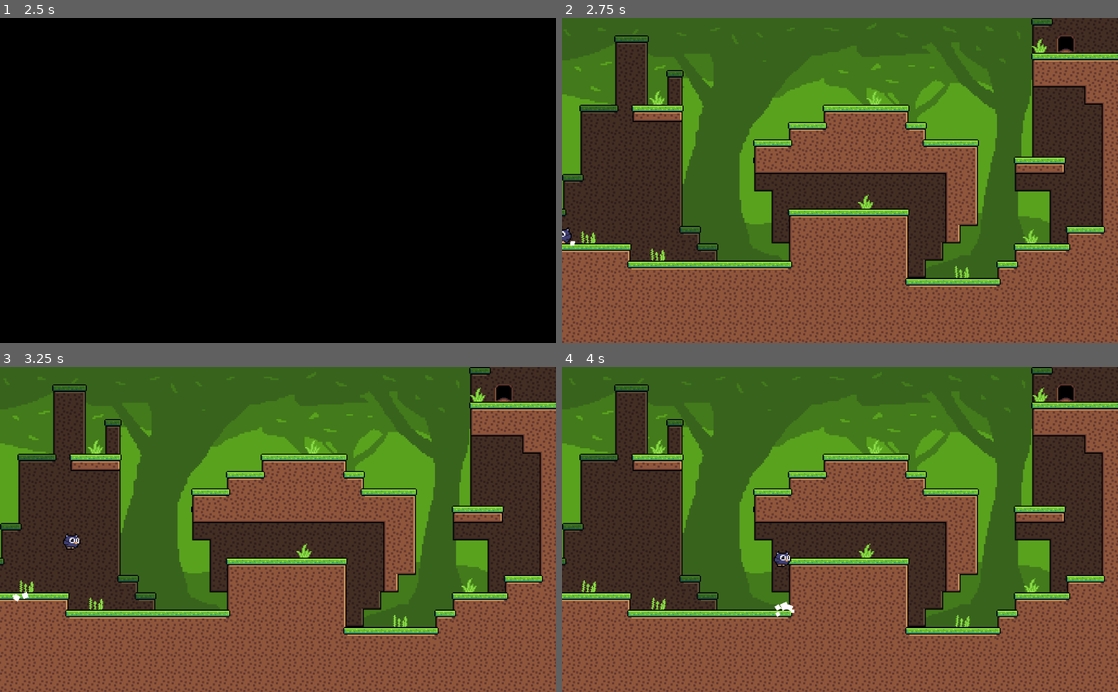
Above: before the commit, frames 1-4 (two rows, left to right).
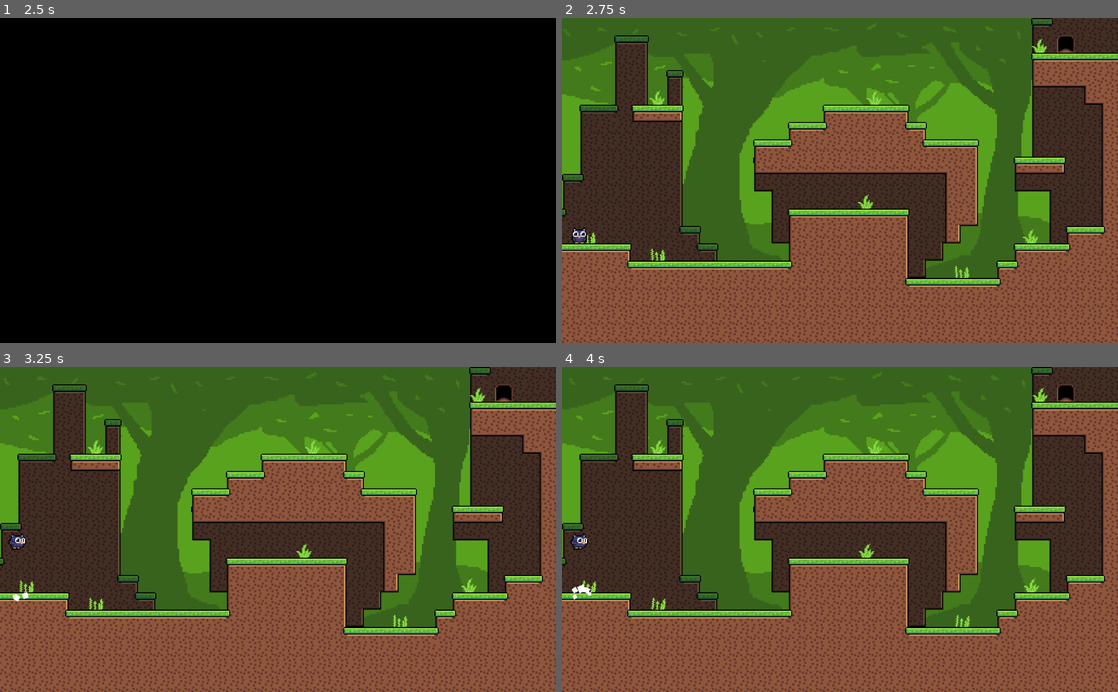
Above: after the commit, the same moments.

Repository: atka66/cccc
Game: Godot game, scene res://menu/Splash.tscn
Two runs of this game, one before a commit and one after it. Both use one fixed random seed, a clock stepped at 60 frames per second and the inputs below. Sound files missing from this copy of the repository are replaced by a short silence.
Inputs:
- Up to frame 1 (2.5 s): hold Right (ui_right) 0.53-2.03 s; tap S (dash_1, bound only after the commit) at 0.6 s; tap W (jump_1, bound only after the commit) at 0.77, 1.07, 1.52, 1.82 s; tap X (death_1, bound only after the commit) at 0.8, 1.35 s; tap L (death_2, bound only after the commit) at 1.55, 2.1 s; tap Enter at 2 s; hold Left (ui_left, bound only before the commit) from 2.03 s (still down); hold 1 (toggle_player_1, bound only after the commit) from 2.03 s (still down)
- Up to frame 2 (2.75 s): keep holding Left (ui_left, bound only before the commit); keep holding 1 (toggle_player_1, bound only after the commit)
- Up to frame 3 (3.25 s): release Left (ui_left, bound only before the commit) at 2.78 s; release 1 (toggle_player_1, bound only after the commit) at 2.78 s; hold Right (ui_right) from 2.78 s (still down); tap 1 (toggle_player_1, bound only after the commit) at 2.85 s; tap W (jump_1, bound only after the commit) at 3.02 s; tap 2 (toggle_player_2, bound only after the commit) at 3.05 s
- Up to frame 4 (4 s): keep holding Right (ui_right); tap W (jump_1, bound only after the commit) at 3.32, 3.77 s; hold 2 (toggle_player_2, bound only after the commit) from 3.53 s (still down); tap 3 (toggle_player_3, bound only after the commit) at 3.8 s

Frame 1 is identical in both runs. In frame 2, 0.2% of the frame differs, in the area x 0-5%, y 64-71%; in frame 3, 0.2%; in frame 4, 0.4%, in the area x 1-42%, y 51-77%.

Commit message:
multiple players

Diff:
--- a/Global.gd
+++ b/Global.gd
@@ -5,13 +5,24 @@
 var mapParent = null
 var currentMap = 0
 
+var playersJoined = [true, false, false, false]
+var playersSkins = [0, 1 ,0, 1]
+
+# 0 : WASD
+# 1 : arrow keys
+# 2-5 : controllers
+var playersControlScheme = [0, 1, 2, 3]
+var playersFrozen = false
+
 func _ready():
 	randomize()
 	loadGame()
 
-func spawnPlayer():
+func spawnPlayer(playerId):
 	var player = Res.Player.instance()
 	player.position = get_tree().get_nodes_in_group("spawn")[0].position
+	player.position.x += (playerId - 1) * 8
+	player.playerId = playerId
 	mapParent.add_child(player)
 
 func win():
--- a/Res.gd
+++ b/Res.gd
@@ -6,7 +6,7 @@
 onready var BloodTrail = preload("res://objects/blood/BloodTrail.tscn")
 
 onready var FinishDim = preload("res://objects/hud/FinishDim.tscn")
-onready var Menu = preload("res://objects/system/Menu.tscn")
+onready var Menu = preload("res://objects/system/menu/Menu.tscn")
 
 var MapPaths = [
 	"res://maps/Map01.tscn",
--- a/maps/Map01.tscn
+++ b/maps/Map01.tscn
@@ -31,7 +31,7 @@
 tile_data = PoolIntArray( -262146, 1, 1, -262145, 1, 196610, -327680, 1, 196610, -327679, 1, 196610, -327678, 1, 196610 …(8148 unchanged characters)…
 
 [node name="PlayerSpawn" parent="." instance=ExtResource( 2 )]
-position = Vector2( 40, 176 )
+position = Vector2( 24, 176 )
 
 [node name="Exit" parent="." instance=ExtResource( 7 )]
 position = Vector2( 464, 24 )
--- a/maps/Map02.tscn
+++ b/maps/Map02.tscn
@@ -32,7 +32,7 @@
 tile_data = PoolIntArray( -65538, 1, 1, -65537, 1, 196610, -131072, 1, 196610, -131071, 1, 196610, -131070, 1, 196610,  …(7141 unchanged characters)…
 
 [node name="PlayerSpawn" parent="." instance=ExtResource( 4 )]
-position = Vector2( 24, 120 )
+position = Vector2( 16, 120 )
 
 [node name="Exit" parent="." instance=ExtResource( 6 )]
 position = Vector2( 488, 136 )
--- a/maps/Map03.tscn
+++ b/maps/Map03.tscn
@@ -32,7 +32,7 @@
 tile_data = PoolIntArray( -65538, 1, 8, -65537, 1, 10, -131072, 1, 10, -131071, 1, 10, -131070, 1, 10, -131069, 1, 10,  …(11276 unchanged characters)…
 
 [node name="PlayerSpawn" parent="." instance=ExtResource( 4 )]
-position = Vector2( 40, 240 )
+position = Vector2( 48, 240 )
 
 [node name="Exit" parent="." instance=ExtResource( 5 )]
 position = Vector2( 472, 248 )
--- a/maps/MapController.gd
+++ b/maps/MapController.gd
@@ -3,9 +3,15 @@
 func _ready():
 	get_node('/root/Music').mute()
 	Global.mapParent = self
-	Global.spawnPlayer()
+	spawnPlayers()
+	Global.playersFrozen = false
 
 func _input(event):
 	if event.is_action_pressed("ui_cancel"):
 		if (!Global.isMenu()):
 			Global.add_child(Res.Menu.instance())
+
+func spawnPlayers():
+	for i in range(4):
+		if (Global.playersJoined[i]):
+			Global.spawnPlayer(i)
--- a/objects/Exit.gd
+++ b/objects/Exit.gd
@@ -1,7 +1,7 @@
 extends Area2D
 
 func _on_Exit_body_entered(body):
-	if (body.is_in_group('player') && !body.frozen):
+	if (body.is_in_group('player') && !Global.playersFrozen):
 		body.velocity.x /= 10
-		body.frozen = true
+		Global.playersFrozen = true
 		Global.win()
--- a/objects/Player.gd
+++ b/objects/Player.gd
@@ -9,9 +9,10 @@
 const FRICTION = 0.1
 const SLEEP_TIME = 10
 
-export var playerSkin : int = 0
+export var playerId : int = 0
+var playerSkin : int = 0
 
-var frozen = false
+var inputMaps = {}
 var right = true
 var velocity = Vector2.ZERO
 var canJumpFrames = 0
@@ -21,8 +22,38 @@
 var isRunning = false
 
 func _ready():
+	playerSkin = Global.playersSkins[playerId]
+	setupInputMaps()
+
 	$SleepTimer.start(SLEEP_TIME)
 	$Sprite.frames = Res.PlayerSkins[playerSkin]
+
+func setupInputMaps():
+	match playerId:
+		0:
+			inputMaps = {
+				"left" : "left_1",
+				"right" : "right_1",
+				"jump" : "jump_1",
+				"dash" : "dash_1",
+				"death" : "death_1"
+			}
+		1:
+			inputMaps = {
+				"left" : "left_2",
+				"right" : "right_2",
+				"jump" : "jump_2",
+				"dash" : "dash_2",
+				"death" : "death_2"
+			}
+		_:
+			inputMaps = {
+				"left" : "left_gamepad",
+				"right" : "right_gamepad",
+				"jump" : "jump_gamepad",
+				"dash" : "dash_gamepad",
+				"death" : "death_gamepad"
+			}
 
 func _process(delta):
 	if (is_on_floor()):
@@ -40,7 +71,7 @@
 		$RunParticles.emitting = false
 
 func _physics_process(delta):
-	if (!frozen):
+	if (!Global.playersFrozen):
 		if (is_on_floor()):
 			canDash = true
 
@@ -58,7 +89,7 @@
 		if (collision.collider.is_in_group('killer')):
 			isBeingKilled = true
 
-	if (!frozen && isBeingKilled):
+	if (!Global.playersFrozen && isBeingKilled):
 		die()
 
 	determineSprite()
@@ -113,13 +144,13 @@
 				$Sprite.rotation = 0
 
 func _handlePlayerInput():
-	if (Input.is_action_just_pressed("reset")):
+	if (Input.is_action_just_pressed(inputMaps["death"])):
 		die()
 
-	if (Input.is_action_just_released("ui_up") && velocity.y < 0):
+	if (Input.is_action_just_released(inputMaps["jump"]) && velocity.y < 0):
 		velocity.y += lerp(0, SPEED_JUMPBRAKE, (-velocity.y) / SPEED_JUMP)
 
-	if (Input.is_action_just_pressed("ui_up") && canJumpFrames > 0):
+	if (Input.is_action_just_pressed(inputMaps["jump"]) && canJumpFrames > 0):
 		velocity.y = -SPEED_JUMP
 		canJumpFrames = 0
 		$JumpParticles.restart()
@@ -127,7 +158,7 @@
 		$AudioJump.play()
 		$SleepTimer.start(SLEEP_TIME)
 
-	if (Input.is_action_just_pressed("ui_down") && canDash):
+	if (Input.is_action_just_pressed(inputMaps["dash"]) && canDash):
 		canDash = false
 		velocity.y = -300
 		if (right):
@@ -139,17 +170,18 @@
 		$AudioJump.play()
 		$SleepTimer.start(SLEEP_TIME)
 
-	if (Input.is_action_pressed("ui_left")):
+	if (Input.is_action_pressed(inputMaps["left"])):
 		right = false
 		velocity.x -= SPEED_RUN
 		$SleepTimer.start(SLEEP_TIME)
-	if (Input.is_action_pressed("ui_right")):
+	if (Input.is_action_pressed(inputMaps["right"])):
 		right = true
 		velocity.x += SPEED_RUN
 		$SleepTimer.start(SLEEP_TIME)
 
 func die():
 	var corpse = Res.PlayerCorpse.instance()
+	corpse.playerId = playerId
 	corpse.position = position
 	Global.mapParent.add_child(corpse)
 	queue_free()
--- a/objects/Player.tscn
+++ b/objects/Player.tscn
@@ -70,7 +70,6 @@
 [node name="Sprite" type="AnimatedSprite" parent="."]
 frames = ExtResource( 2 )
 animation = "idle"
-frame = 1
 playing = true
 
 [node name="CollisionShape2D" type="CollisionShape2D" parent="."]
--- a/objects/PlayerCorpse.gd
+++ b/objects/PlayerCorpse.gd
@@ -1,4 +1,6 @@
 extends Node2D
+
+export var playerId : int = 0
 
 func _ready():
 	spawnBloodParticles(50)
@@ -25,4 +27,4 @@
 		Global.mapParent.add_child(bloodTrail)
 
 func _on_RespawnTimer_timeout():
-	Global.spawnPlayer()
+	Global.spawnPlayer(playerId)
--- a/objects/system/Menu.gd
+++ /dev/null
@@ -1,17 +0,0 @@
-extends Node2D
-
-# Called when the node enters the scene tree for the first time.
-func _ready():
-	pass # Replace with function body.
-
-func _input(event):
-	if event.is_action_pressed("quit"):
-		Global.saveGame()
-		get_tree().quit()
-	if event.is_action_pressed("reset"):
-		Global.resetGame()
-	if event.is_action_pressed("ui_cancel"):
-		close()
-
-func close():
-	queue_free()
--- /dev/null
+++ b/objects/system/menu/Menu.gd
@@ -0,0 +1,26 @@
+extends Node2D
+
+# Called when the node enters the scene tree for the first time.
+func _ready():
+	pass # Replace with function body.
+
+func _input(event):
+	if event.is_action_pressed("toggle_player_1"):
+		Global.playersJoined[0] = !Global.playersJoined[0]
+	if event.is_action_pressed("toggle_player_2"):
+		Global.playersJoined[1] = !Global.playersJoined[1]
+	if event.is_action_pressed("toggle_player_3"):
+		Global.playersJoined[2] = !Global.playersJoined[2]
+	if event.is_action_pressed("toggle_player_4"):
+		Global.playersJoined[3] = !Global.playersJoined[3]
+
+	if event.is_action_pressed("quit"):
+		Global.saveGame()
+		get_tree().quit()
+	if event.is_action_pressed("reset"):
+		Global.resetGame()
+	if event.is_action_pressed("ui_cancel"):
+		close()
+
+func close():
+	queue_free()
--- a/objects/system/Menu.tscn
+++ b/objects/system/menu/Menu.tscn
@@ -1,7 +1,8 @@
-[gd_scene load_steps=4 format=2]
+[gd_scene load_steps=5 format=2]
 
-[ext_resource path="res://objects/system/label/CustomLabel.tscn" type="PackedScene" id=1]
-[ext_resource path="res://objects/system/Menu.gd" type="Script" id=2]
+[ext_resource path="res://objects/system/menu/Menu.gd" type="Script" id=1]
+[ext_resource path="res://objects/system/label/CustomLabel.tscn" type="PackedScene" id=2]
+[ext_resource path="res://objects/system/menu/PlayerSelector.tscn" type="PackedScene" id=3]
 
 [sub_resource type="Animation" id=1]
 resource_name = "appear"
@@ -24,7 +25,7 @@
 scale = Vector2( 2, 2 )
 z_index = 1
 z_as_relative = false
-script = ExtResource( 2 )
+script = ExtResource( 1 )
 
 [node name="Anim" type="AnimationPlayer" parent="."]
 autoplay = "appear"
@@ -35,38 +36,49 @@
 margin_bottom = 300.0
 color = Color( 0, 0, 0, 0.501961 )
 
-[node name="BackLabel" parent="." instance=ExtResource( 1 )]
+[node name="BackLabel" parent="." instance=ExtResource( 2 )]
 position = Vector2( 64, 64 )
 text = "esc - hide this menu"
 fontSize = 2
 outline = true
 
-[node name="BackLabelExp" parent="." instance=ExtResource( 1 )]
+[node name="BackLabelExp" parent="." instance=ExtResource( 2 )]
 position = Vector2( 96, 80 )
 text = "resumes the game"
 outline = true
 color = Color( 0.752941, 0.752941, 0.752941, 1 )
 
-[node name="ResetLabel" parent="." instance=ExtResource( 1 )]
+[node name="ResetLabel" parent="." instance=ExtResource( 2 )]
 position = Vector2( 64, 112 )
 text = "r - retell the whole story"
 fontSize = 2
 outline = true
 
-[node name="ResetLabelExp" parent="." instance=ExtResource( 1 )]
+[node name="ResetLabelExp" parent="." instance=ExtResource( 2 )]
 position = Vector2( 96, 128 )
 text = "go to first level + erase save"
 outline = true
 color = Color( 0.752941, 0.752941, 0.752941, 1 )
 
-[node name="QuitLabel" parent="." instance=ExtResource( 1 )]
+[node name="QuitLabel" parent="." instance=ExtResource( 2 )]
 position = Vector2( 64, 160 )
 text = "q - quit game"
 fontSize = 2
 outline = true
 
-[node name="QuitLabelExp" parent="." instance=ExtResource( 1 )]
+[node name="QuitLabelExp" parent="." instance=ExtResource( 2 )]
 position = Vector2( 96, 176 )
 text = "do not worry, your game will be saved!"
 outline = true
 color = Color( 0.752941, 0.752941, 0.752941, 1 )
+
+[node name="PlayerSelector0" parent="." instance=ExtResource( 3 )]
+
+[node name="PlayerSelector1" parent="." instance=ExtResource( 3 )]
+playerId = 1
+
+[node name="PlayerSelector2" parent="." instance=ExtResource( 3 )]
+playerId = 2
+
+[node name="PlayerSelector3" parent="." instance=ExtResource( 3 )]
+playerId = 3
--- /dev/null
+++ b/objects/system/menu/PlayerSelector.gd
@@ -0,0 +1,16 @@
+extends Node2D
+
+export var playerId : int = 0
+# Declare member variables here. Examples:
+# var a = 2
+# var b = "text"
+
+
+# Called when the node enters the scene tree for the first time.
+func _ready():
+	pass # Replace with function body.
+
+
+# Called every frame. 'delta' is the elapsed time since the previous frame.
+#func _process(delta):
+#	pass
--- /dev/null
+++ b/objects/system/menu/PlayerSelector.tscn
@@ -0,0 +1,6 @@
+[gd_scene load_steps=2 format=2]
+
+[ext_resource path="res://objects/system/menu/PlayerSelector.gd" type="Script" id=1]
+
+[node name="PlayerSelector" type="Node2D"]
+script = ExtResource( 1 )
--- a/project.godot
+++ b/project.godot
@@ -52,29 +52,23 @@
 
 ui_left={
 "deadzone": 0.5,
-"events": [ Object(InputEventKey,"resource_local_to_scene":false,"resource_name":"","device":0,"alt":false,"shift":false,"control":false,"meta":false,"command":false,"pressed":false,"scancode":16777231,"physical_scancode":0,"unicode":0,"echo":false,"script":null)
-, Object(InputEventJoypadButton,"resource_local_to_scene":false,"resource_name":"","device":0,"button_index":14,"pressure":0.0,"pressed":false,"script":null)
-, Object(InputEventKey,"resource_local_to_scene":false,"resource_name":"","device":0,"alt":false,"shift":false,"control":false,"meta":false,"command":false,"pressed":false,"scancode":65,"physical_scancode":0,"unicode":0,"echo":false,"script":null)
- ]
+"events": [  ]
 }
 ui_right={
 "deadzone": 0.5,
 "events": [ Object(InputEventKey,"resource_local_to_scene":false,"resource_name":"","device":0,"alt":false,"shift":false,"control":false,"meta":false,"command":false,"pressed":false,"scancode":16777233,"physical_scancode":0,"unicode":0,"echo":false,"script":null)
-, Object(InputEventJoypadButton,"resource_local_to_scene":false,"resource_name":"","device":0,"button_index":15,"pressure":0.0,"pressed":false,"script":null)
 , Object(InputEventKey,"resource_local_to_scene":false,"resource_name":"","device":0,"alt":false,"shift":false,"control":false,"meta":false,"command":false,"pressed":false,"scancode":68,"physical_scancode":0,"unicode":0,"echo":false,"script":null)
  ]
 }
 ui_up={
 "deadzone": 0.5,
 "events": [ Object(InputEventKey,"resource_local_to_scene":false,"resource_name":"","device":0,"alt":false,"shift":false,"control":false,"meta":false,"command":false,"pressed":false,"scancode":16777232,"physical_scancode":0,"unicode":0,"echo":false,"script":null)
-, Object(InputEventJoypadButton,"resource_local_to_scene":false,"resource_name":"","device":0,"button_index":12,"pressure":0.0,"pressed":false,"script":null)
 , Object(InputEventKey,"resource_local_to_scene":false,"resource_name":"","device":0,"alt":false,"shift":false,"control":false,"meta":false,"command":false,"pressed":false,"scancode":87,"physical_scancode":0,"unicode":0,"echo":false,"script":null)
  ]
 }
 ui_down={
 "deadzone": 0.5,
 "events": [ Object(InputEventKey,"resource_local_to_scene":false,"resource_name":"","device":0,"alt":false,"shift":false,"control":false,"meta":false,"command":false,"pressed":false,"scancode":16777234,"physical_scancode":0,"unicode":0,"echo":false,"script":null)
-, Object(InputEventJoypadButton,"resource_local_to_scene":false,"resource_name":"","device":0,"button_index":13,"pressure":0.0,"pressed":false,"script":null)
 , Object(InputEventKey,"resource_local_to_scene":false,"resource_name":"","device":0,"alt":false,"shift":false,"control":false,"meta":false,"command":false,"pressed":false,"scancode":83,"physical_scancode":0,"unicode":0,"echo":false,"script":null)
  ]
 }
@@ -87,6 +81,98 @@
 "deadzone": 0.5,
 "events": [ Object(InputEventKey,"resource_local_to_scene":false,"resource_name":"","device":0,"alt":false,"shift":false,"control":false,"meta":false,"command":false,"pressed":false,"scancode":81,"physical_scancode":0,"unicode":0,"echo":false,"script":null)
  ]
+}
+toggle_player_1={
+"deadzone": 0.5,
+"events": [ Object(InputEventKey,"resource_local_to_scene":false,"resource_name":"","device":0,"alt":false,"shift":false,"control":false,"meta":false,"command":false,"pressed":false,"scancode":49,"physical_scancode":0,"unicode":0,"echo":false,"script":null)
+ ]
+}
+toggle_player_2={
+"deadzone": 0.5,
+"events": [ Object(InputEventKey,"resource_local_to_scene":false,"resource_name":"","device":0,"alt":false,"shift":false,"control":false,"meta":false,"command":false,"pressed":false,"scancode":50,"physical_scancode":0,"unicode":0,"echo":false,"script":null)
+ ]
+}
+toggle_player_3={
+"deadzone": 0.5,
+"events": [ Object(InputEventKey,"resource_local_to_scene":false,"resource_name":"","device":0,"alt":false,"shift":false,"control":false,"meta":false,"command":false,"pressed":false,"scancode":51,"physical_scancode":0,"unicode":0,"echo":false,"script":null)
+ ]
+}
+toggle_player_4={
+"deadzone": 0.5,
+"events": [ Object(InputEventKey,"resource_local_to_scene":false,"resource_name":"","device":0,"alt":false,"shift":false,"control":false,"meta":false,"command":false,"pressed":false,"scancode":52,"physical_scancode":0,"unicode":0,"echo":false,"script":null)
+ ]
+}
+left_1={
+"deadzone": 0.5,
+"events": [ Object(InputEventKey,"resource_local_to_scene":false,"resource_name":"","device":0,"alt":false,"shift":false,"control":false,"meta":false,"command":false,"pressed":false,"scancode":65,"physical_scancode":0,"unicode":0,"echo":false,"script":null)
+ ]
+}
+left_2={
+"deadzone": 0.5,
+"events": [ Object(InputEventKey,"resource_local_to_scene":false,"resource_name":"","device":0,"alt":false,"shift":false,"control":false,"meta":false,"command":false,"pressed":false,"scancode":16777231,"physical_scancode":0,"unicode":0,"echo":false,"script":null)
+ ]
+}
+left_gamepad={
+"deadzone": 0.5,
+"events": [ Object(InputEventJoypadMotion,"resource_local_to_scene":false,"resource_name":"","device":-1,"axis":0,"axis_value":-1.0,"script":null)
+, Object(InputEventJoypadButton,"resource_local_to_scene":false,"resource_name":"","device":-1,"button_index":14,"pressure":0.0,"pressed":false,"script":null)
+ ]
+}
+right_1={
+"deadzone": 0.5,
+"events": [ Object(InputEventKey,"resource_local_to_scene":false,"resource_name":"","device":0,"alt":false,"shift":false,"control":false,"meta":false,"command":false,"pressed":false,"scancode":68,"physical_scancode":0,"unicode":0,"echo":false,"script":null)
+ ]
+}
+right_2={
+"deadzone": 0.5,
+"events": [ Object(InputEventKey,"resource_local_to_scene":false,"resource_name":"","device":0,"alt":false,"shift":false,"control":false,"meta":false,"command":false,"pressed":false,"scancode":16777233,"physical_scancode":0,"unicode":0,"echo":false,"script":null)
+ ]
+}
+right_gamepad={
+"deadzone": 0.5,
+"events": [  ]
+}
+jump_1={
+"deadzone": 0.5,
+"events": [ Object(InputEventKey,"resource_local_to_scene":false,"resource_name":"","device":0,"alt":false,"shift":false,"control":false,"meta":false,"command":false,"pressed":false,"scancode":87,"physical_scancode":0,"unicode":0,"echo":false,"script":null)
+ ]
+}
+jump_2={
+"deadzone": 0.5,
+"events": [ Object(InputEventKey,"resource_local_to_scene":false,"resource_name":"","device":0,"alt":false,"shift":false,"control":false,"meta":false,"command":false,"pressed":false,"scancode":16777232,"physical_scancode":0,"unicode":0,"echo":false,"script":null)
+ ]
+}
+jump_gamepad={
+"deadzone": 0.5,
+"events": [  ]
+}
+dash_1={
+"deadzone": 0.5,
+"events": [ Object(InputEventKey,"resource_local_to_scene":false,"resource_name":"","device":0,"alt":false,"shift":false,"control":false,"meta":false,"command":false,"pressed":false,"scancode":83,"physical_scancode":0,"unicode":0,"echo":false,"script":null)
+ ]
+}
+dash_2={
+"deadzone": 0.5,
+"events": [ Object(InputEventKey,"resource_local_to_scene":false,"resource_name":"","device":0,"alt":false,"shift":false,"control":false,"meta":false,"command":false,"pressed":false,"scancode":16777234,"physical_scancode":0,"unicode":0,"echo":false,"script":null)
+ ]
+}
+dash_gamepad={
+"deadzone": 0.5,
+"events": [  ]
+}
+death_1={
+"deadzone": 0.5,
+"events": [ Object(InputEventKey,"resource_local_to_scene":false,"resource_name":"","device":0,"alt":false,"shift":false,"control":false,"meta":false,"command":false,"pressed":false,"scancode":88,"physical_scancode":0,"unicode":0,"echo":false,"script":null)
+ ]
+}
+death_2={
+"deadzone": 0.5,
+"events": [ Object(InputEventKey,"resource_local_to_scene":false,"resource_name":"","device":0,"alt":false,"shift":false,"control":false,"meta":false,"command":false,"pressed":false,"scancode":76,"physical_scancode":0,"unicode":0,"echo":false,"script":null)
+ ]
+}
+death_gamepad={
+"deadzone": 0.5,
+"events": [  ]
 }
 
 [layer_names]
